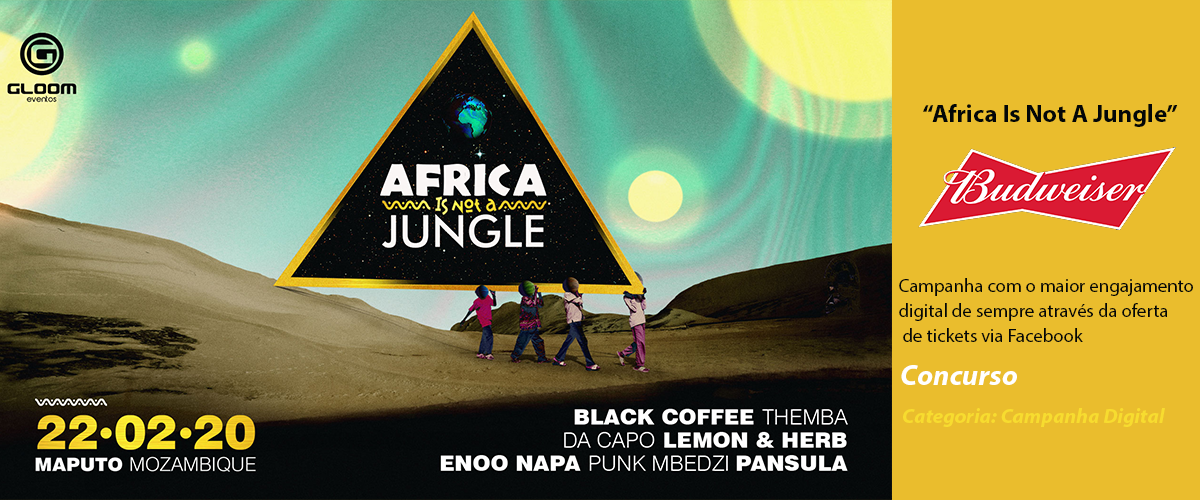
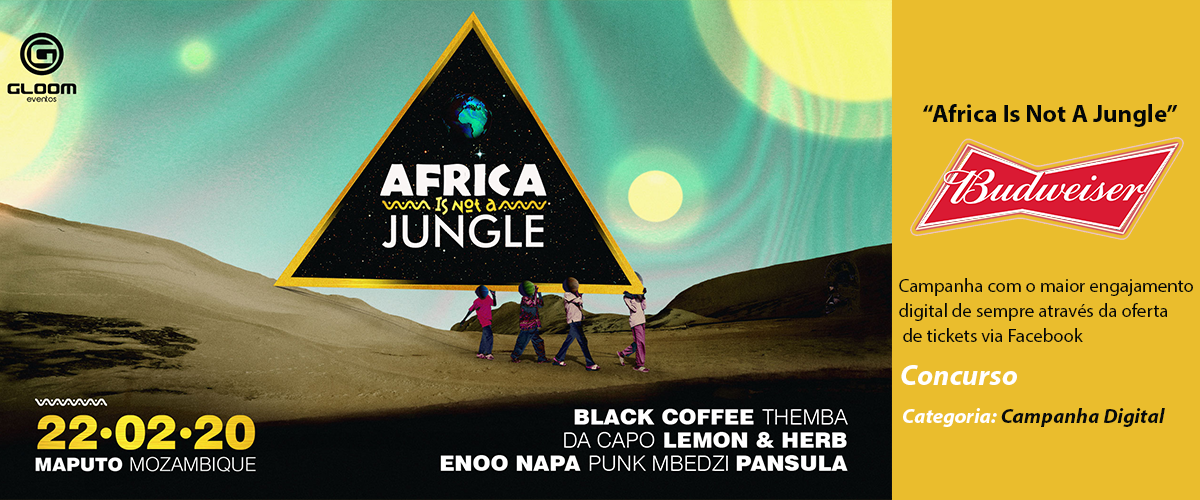
Comparing the layer stacks of the two (1200, 500) images. Changes:
painted on "Categoria: Campanha Digital" over [903, 408, 1165, 427]
added layer "bud" above "Layer 1" over [910, 137, 1184, 240]
